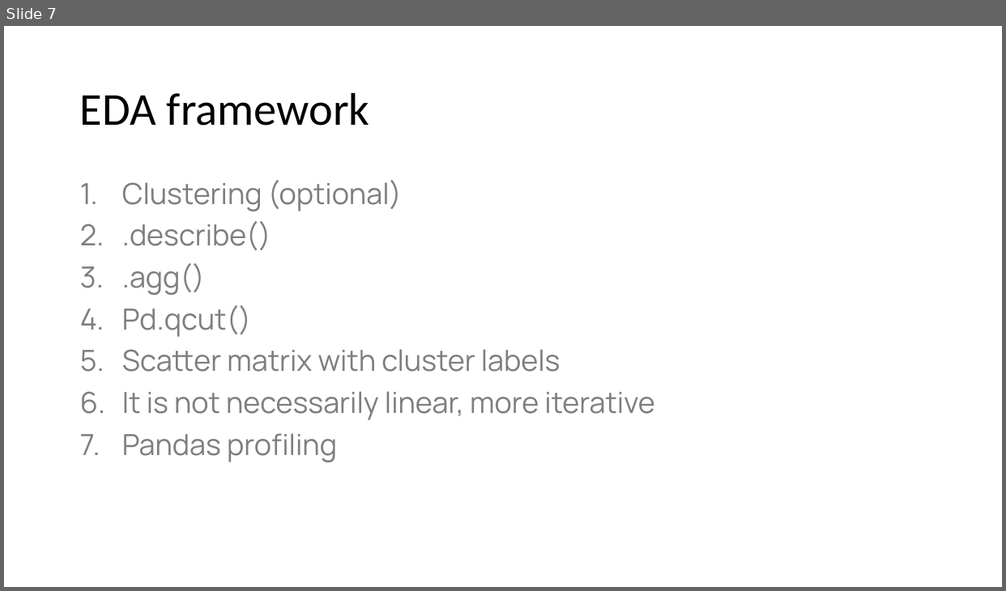
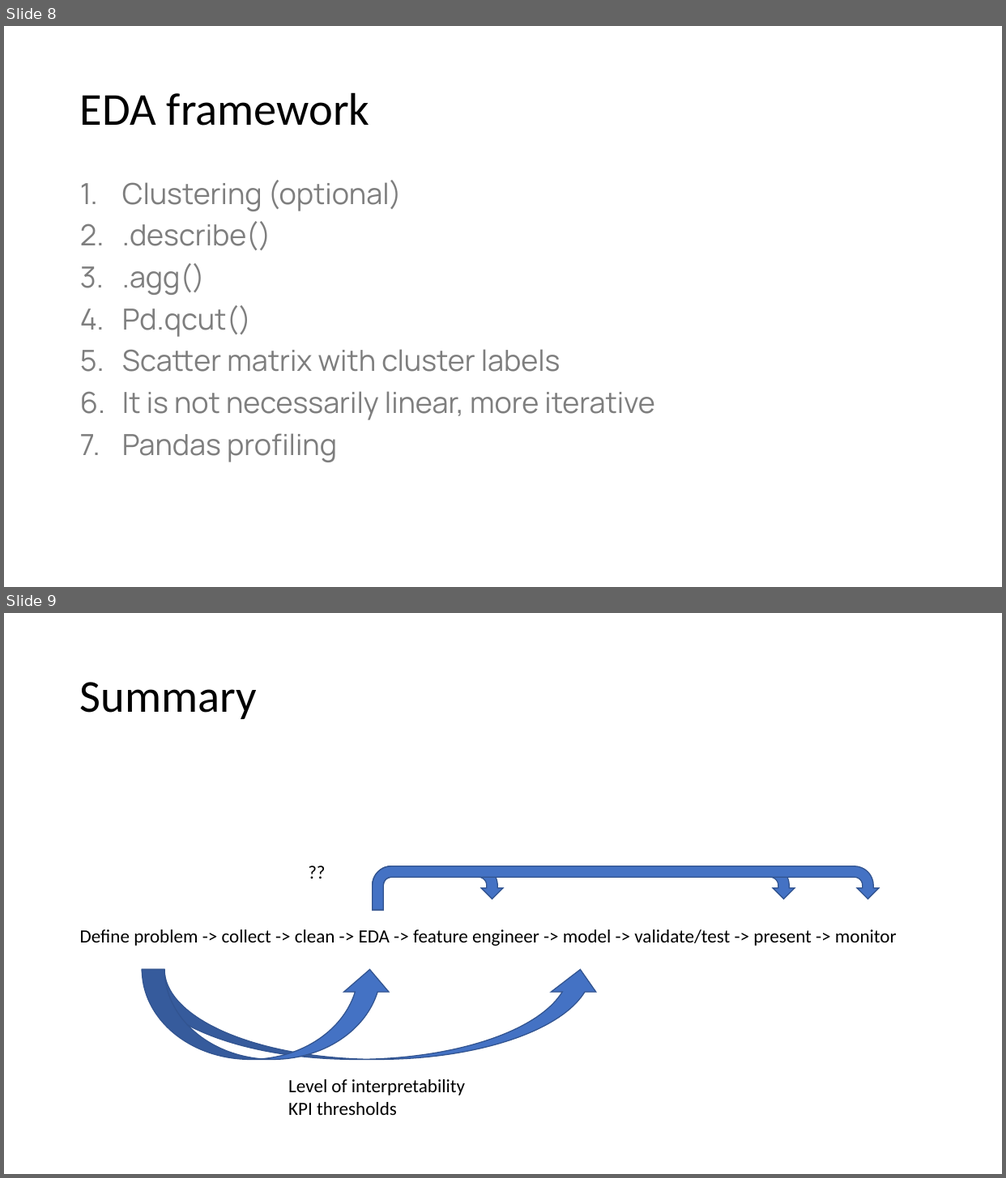
Before and after one commit to jtsw1990/datascience-eda-prezo, a slide deck: Problem Formulation & EDA.pptx. Shown one above the other, each under a label of ours: slide 7 before the commit, slides 8 and 9 after it. The pictures are 1006x591 and 1006x1178 pixels, drawn with LibreOffice and Linux fonts; fonts in the diff are those of the drawing. Boxes give left, top, right and bottom in pixels: in the first picture for what was removed or moved away, otherwise in the second. Text is boxed around its words. In the diff, an @@ line names an element or a change of style, - is before the commit and + after.

```diff
--- a/Problem Formulation & EDA.pptx
+++ b/Problem Formulation & EDA.pptx
@@ slide 9 added at (4, 613, 1002, 1174), background #FFFFFF @@
@@ title added at (80, 682, 257, 719), 44 pt, text #000000 @@
+Summary
@@ text added at (300, 857, 503, 910), 18 pt, text #000000 @@
+??
@@ uturn arrow added at (373, 867, 503, 910), fill #4472C4, outline #325491 1 pt @@
@@ uturn arrow added at (373, 867, 795, 910), fill #4472C4, outline #325491 1 pt @@
@@ uturn arrow added at (373, 867, 879, 910), fill #4472C4, outline #325491 1 pt @@
@@ text added at (80, 930, 897, 946), 18 pt, text #000000 @@
+Define problem -> collect -> clean -> EDA -> feature engineer -> model -> validate/test -> present -> monitor
@@ curved up arrow added at (142, 970, 603, 1060), fill #4472C4, outline #325491 1 pt @@
@@ curved up arrow added at (142, 970, 392, 1060), fill #4472C4, outline #325491 1 pt @@
@@ text added at (288, 1080, 465, 1115), 18 pt, text #000000 @@
+Level of interpretability
+KPI thresholds
@@ what was slide 7 is now slide 8 @@
```
Also in this commit, not shown: 2 slides changed, 1 other slide added, 2 other files.
